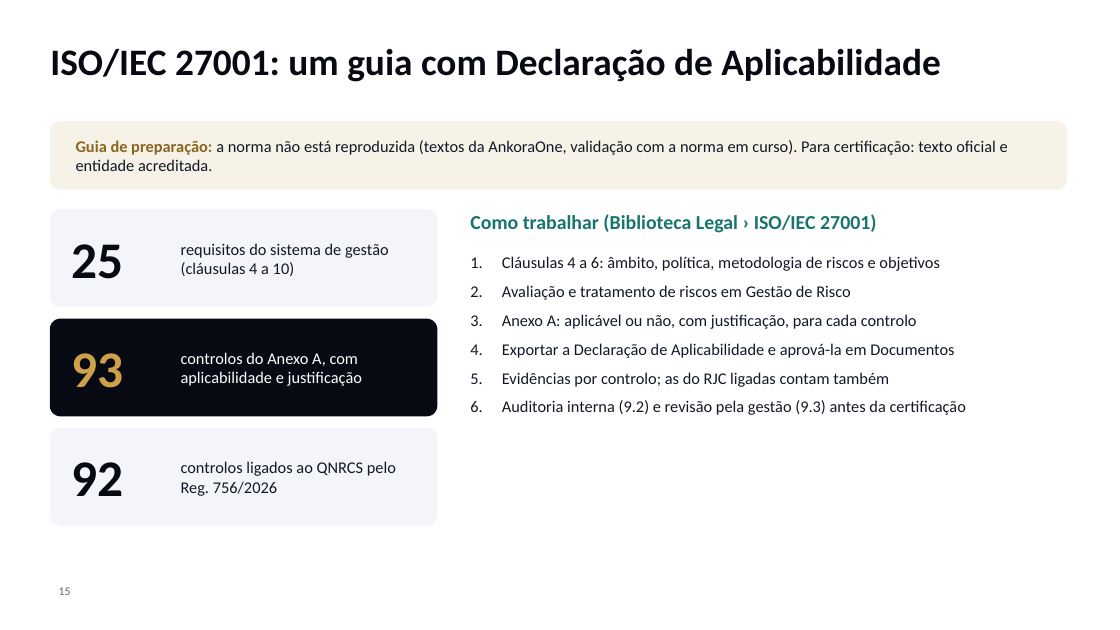
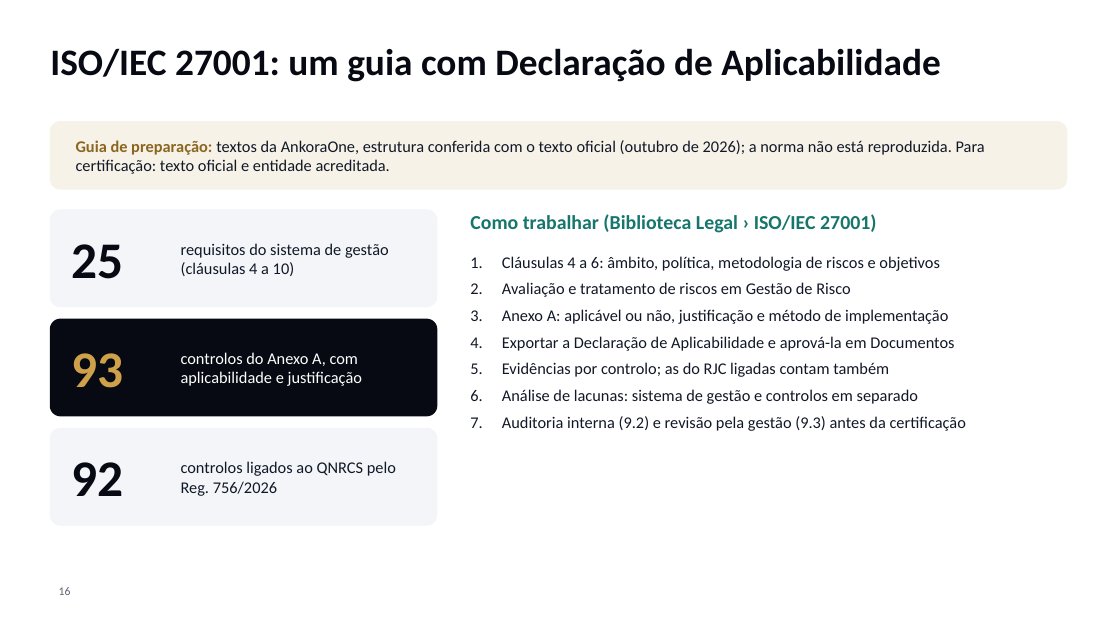
Before and after one commit to dbastoscarvalho23/Securematurity, a slide deck: slide 16 of docs/onboarding/AnkoraOne-Apresentacao-Onboarding.pptx (slide 15 before the commit). Drawn at 1120x630 pixels with LibreOffice and Linux fonts; fonts in the diff are those of the drawing; background and template pictures are left out. Boxes give left, top, right and bottom in pixels: in the first picture for what was removed or moved away, otherwise in the second. Text is boxed around its words. In the diff, an @@ line names an element or a change of style, - is before the commit and + after.

```diff
--- a/docs/onboarding/AnkoraOne-Apresentacao-Onboarding.pptx
+++ b/docs/onboarding/AnkoraOne-Apresentacao-Onboarding.pptx
@@ text at (76,140,985,174): text changed @@
-Guia de preparação: a norma não está reproduzida (textos da AnkoraOne, validação com a norma em curso). Para certificação: texto oficial e entidade acreditada.
+Guia de preparação: textos da AnkoraOne, estrutura conferida com o texto oficial (outubro de 2026); a norma não está reproduzida. Para certificação: texto oficial e entidade acreditada.
@@ text at (502,256,966,431): less space between paragraphs @@
@@ text at (502,309,948,324): text changed @@
-3. Anexo A: aplicável ou não, com justificação, para cada controlo
+3. Anexo A: aplicável ou não, justificação e método de implementação
@@ text at (502,389,918,404): paragraph added @@
+6. Análise de lacunas: sistema de gestão e controlos em separado
@@ page number at (59,587,71,595): text changed @@
-15
+16
```
Also in this commit, not shown: 9 other slides changed, 2 slides added, 16 other files.
